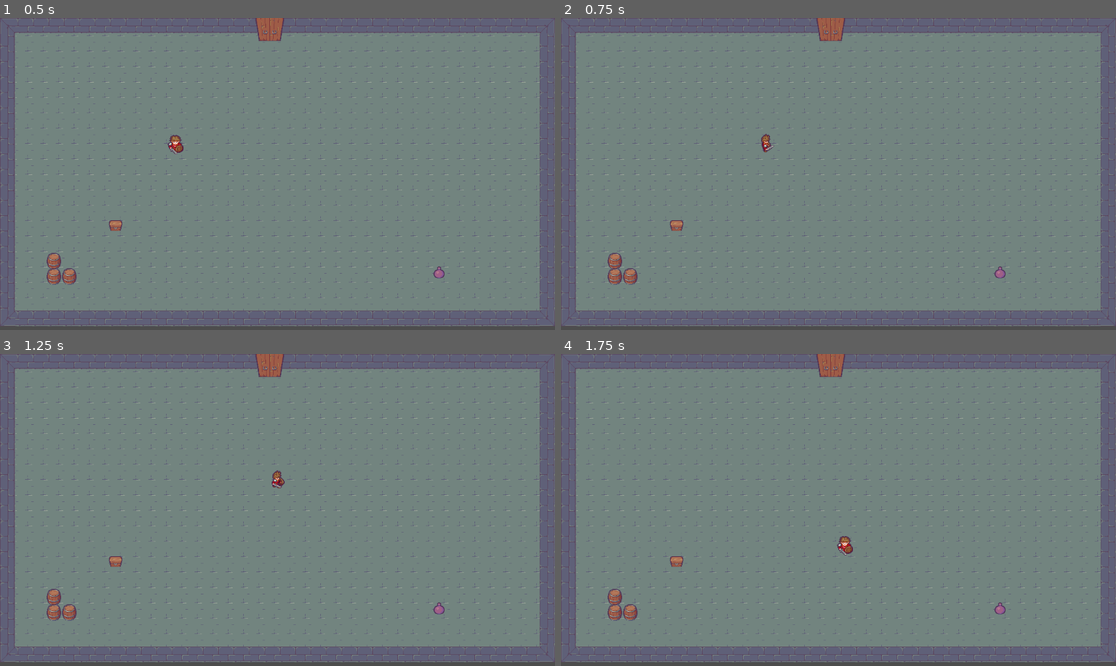
Above: before the commit, frames 1-4 (two rows, left to right).
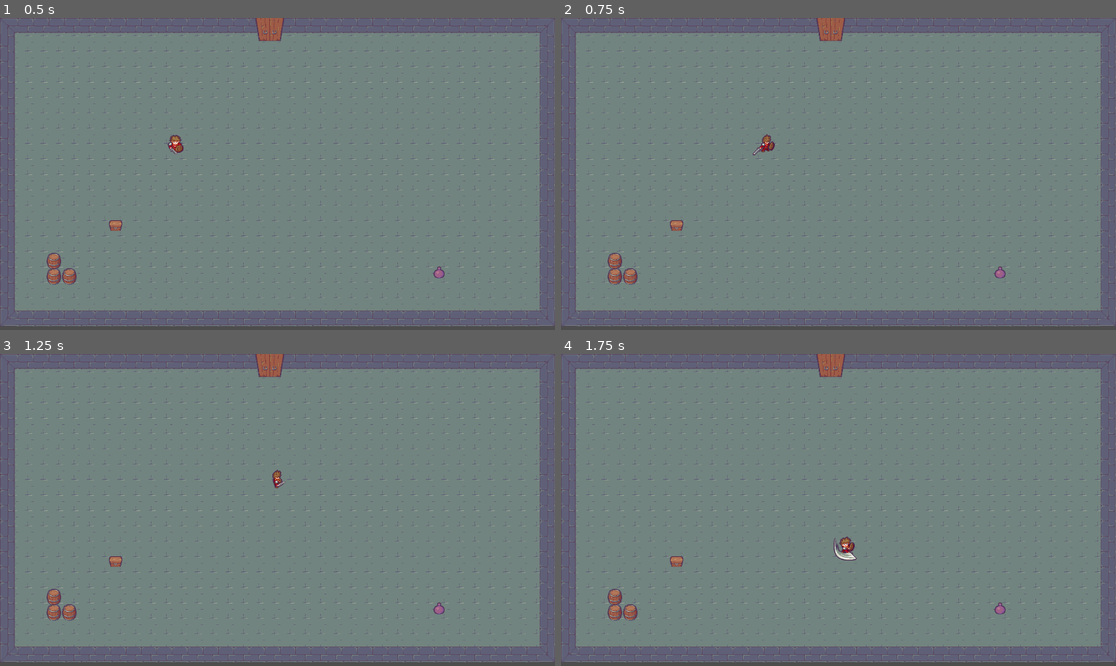
Above: after the commit, the same moments.

Repository: sylvainlap/game-002
Game: Godot game, scene res://Scenes/Levels/level.tscn
The game is run twice, just before and just after one commit, with the same random seed, the same clock (stepped at 60 frames per second) and the same inputs.
Inputs:
- Up to frame 1 (0.5 s): no input
- Up to frame 2 (0.75 s): tap Enter (ui_accept) at 0.5, 0.6 s; hold Right (ui_right) from 0.53 s (still down)
- Up to frame 3 (1.25 s): keep holding Right (ui_right); tap Enter (ui_accept) at 0.77, 1.07 s
- Up to frame 4 (1.75 s): release Right (ui_right) at 1.28 s; hold Down (ui_down) from 1.28 s (still down); tap Enter (ui_accept) at 1.35, 1.52 s

Frame 1 is identical in both runs. In frame 2, 0.1% of the frame differs, in the area x 34-39%, y 36-45%; in frame 3, less than 0.1%; in frame 4, 0.2%, in the area x 49-54%, y 58-67%.

Commit message:
chore(lesson): end lesson 4

Diff:
--- a/Scenes/Character/character.gd
+++ b/Scenes/Character/character.gd
@@ -2,29 +2,75 @@
 
 @onready var animated_sprite: Node = get_node("AnimatedSprite2D")
 
-
-const SPEED = 300.0
-var direction = Vector2.ZERO
+const SPEED: float = 300.0
+var moving_direction := Vector2.ZERO
+var facing_direction := Vector2.DOWN
+var direction_dict: Dictionary = {
+	"left": Vector2.LEFT,
+	"right": Vector2.RIGHT,
+	"up": Vector2.UP,
+	"down": Vector2.DOWN,
+}
+var is_attacking: bool = false
+var is_moving: bool = false
 
 
 func _process(delta: float) -> void:
-	velocity = direction * SPEED
+	velocity = moving_direction * SPEED
 	move_and_slide()
 
 
 func _input(event: InputEvent) -> void:
-	direction.x = int(Input.is_action_pressed("ui_right")) - int(Input.is_action_pressed("ui_left"))
-	direction.y = int(Input.is_action_pressed("ui_down")) - int(Input.is_action_pressed("ui_up"))
+	moving_direction.x = int(Input.is_action_pressed("ui_right")) - int(Input.is_action_pressed("ui_left"))
+	moving_direction.y = int(Input.is_action_pressed("ui_down")) - int(Input.is_action_pressed("ui_up"))
 
-	direction = direction.normalized()
+	if moving_direction != Vector2.ZERO:
+		facing_direction = moving_direction
 
-	if direction == Vector2.ZERO:
-		animated_sprite.stop()
-	if direction == Vector2.RIGHT:
-		animated_sprite.play("move_right")
-	if direction == Vector2.LEFT:
-		animated_sprite.play("move_left")
-	if direction == Vector2.DOWN:
-		animated_sprite.play("move_down")
-	if direction == Vector2.UP:
-		animated_sprite.play("move_up")
+	moving_direction = moving_direction.normalized()
+
+	if Input.is_action_just_pressed("ui_accept"):
+		is_attacking = true
+
+	var direction_name = find_direction_name(facing_direction)
+
+	if is_attacking:
+		# attack animation
+		var animation_name = "attack_" + direction_name
+		if animated_sprite.get_sprite_frames().has_animation(animation_name):
+				animated_sprite.play(animation_name)
+	else:
+		# idle animation
+		if moving_direction == Vector2.ZERO:
+			animated_sprite.stop()
+			animated_sprite.set_frame(0)
+		else:
+			# moving animation
+			is_moving = true
+			var animation_name = "move_" + direction_name
+			if animated_sprite.get_sprite_frames().has_animation(animation_name):
+				animated_sprite.play(animation_name)
+
+
+func find_direction_name(dir: Vector2) -> String:
+	var values = direction_dict.values()
+	var keys = direction_dict.keys()
+
+	var index = values.find(dir)
+
+	if index == -1:
+		return ""
+	else:
+		return keys[index]
+
+func _on_animated_sprite_2d_animation_finished() -> void:
+	if "attack_".is_subsequence_of(animated_sprite.get_animation()):
+		is_attacking = false
+
+		var direction_name = find_direction_name(facing_direction)
+
+		var animation_name = "move_" + direction_name
+		if animated_sprite.get_sprite_frames().has_animation(animation_name):
+			animated_sprite.set_animation(animation_name)
+			animated_sprite.stop()
+			animated_sprite.set_frame(0)
--- a/Scenes/Character/character.tscn
+++ b/Scenes/Character/character.tscn
@@ -1,8 +1,56 @@
-[gd_scene load_steps=21 format=3 uid="uid://o86pw35ntehg"]
+[gd_scene load_steps=33 format=3 uid="uid://o86pw35ntehg"]
 
 [ext_resource type="Script" path="res://Scenes/Character/character.gd" id="1_wtjlj"]
 [ext_resource type="Texture2D" uid="uid://f2xrubpf625s" path="res://Scenes/Character/Sprites/Character_SpriteSheet.png" id="2_l541q"]
 
+[sub_resource type="AtlasTexture" id="AtlasTexture_43kpu"]
+atlas = ExtResource("2_l541q")
+region = Rect2(320, 0, 64, 64)
+
+[sub_resource type="AtlasTexture" id="AtlasTexture_6rsa0"]
+atlas = ExtResource("2_l541q")
+region = Rect2(384, 0, 64, 64)
+
+[sub_resource type="AtlasTexture" id="AtlasTexture_owbe1"]
+atlas = ExtResource("2_l541q")
+region = Rect2(448, 0, 64, 64)
+
+[sub_resource type="AtlasTexture" id="AtlasTexture_epdv3"]
+atlas = ExtResource("2_l541q")
+region = Rect2(320, 192, 64, 64)
+
+[sub_resource type="AtlasTexture" id="AtlasTexture_kt0dn"]
+atlas = ExtResource("2_l541q")
+region = Rect2(384, 192, 64, 64)
+
+[sub_resource type="AtlasTexture" id="AtlasTexture_8gvtf"]
+atlas = ExtResource("2_l541q")
+region = Rect2(448, 192, 64, 64)
+
+[sub_resource type="AtlasTexture" id="AtlasTexture_f2hr6"]
+atlas = ExtResource("2_l541q")
+region = Rect2(320, 128, 64, 64)
+
+[sub_resource type="AtlasTexture" id="AtlasTexture_rxtv8"]
+atlas = ExtResource("2_l541q")
+region = Rect2(384, 128, 64, 64)
+
+[sub_resource type="AtlasTexture" id="AtlasTexture_jmdu0"]
+atlas = ExtResource("2_l541q")
+region = Rect2(448, 128, 64, 64)
+
+[sub_resource type="AtlasTexture" id="AtlasTexture_g4kma"]
+atlas = ExtResource("2_l541q")
+region = Rect2(320, 64, 64, 64)
+
+[sub_resource type="AtlasTexture" id="AtlasTexture_1ha33"]
+atlas = ExtResource("2_l541q")
+region = Rect2(384, 64, 64, 64)
+
+[sub_resource type="AtlasTexture" id="AtlasTexture_q0mrn"]
+atlas = ExtResource("2_l541q")
+region = Rect2(448, 64, 64, 64)
+
 [sub_resource type="AtlasTexture" id="AtlasTexture_66c5f"]
 atlas = ExtResource("2_l541q")
 region = Rect2(0, 0, 64, 64)
@@ -69,6 +117,62 @@
 
 [sub_resource type="SpriteFrames" id="SpriteFrames_tscgs"]
 animations = [{
+"frames": [{
+"duration": 1.0,
+"texture": SubResource("AtlasTexture_43kpu")
+}, {
+"duration": 1.0,
+"texture": SubResource("AtlasTexture_6rsa0")
+}, {
+"duration": 1.0,
+"texture": SubResource("AtlasTexture_owbe1")
+}],
+"loop": false,
+"name": &"attack_down",
+"speed": 5.0
+}, {
+"frames": [{
+"duration": 1.0,
+"texture": SubResource("AtlasTexture_epdv3")
+}, {
+"duration": 1.0,
+"texture": SubResource("AtlasTexture_kt0dn")
+}, {
+"duration": 1.0,
+"texture": SubResource("AtlasTexture_8gvtf")
+}],
+"loop": false,
+"name": &"attack_left",
+"speed": 5.0
+}, {
+"frames": [{
+"duration": 1.0,
+"texture": SubResource("AtlasTexture_f2hr6")
+}, {
+"duration": 1.0,
+"texture": SubResource("AtlasTexture_rxtv8")
+}, {
+"duration": 1.0,
+"texture": SubResource("AtlasTexture_jmdu0")
+}],
+"loop": false,
+"name": &"attack_right",
+"speed": 5.0
+}, {
+"frames": [{
+"duration": 1.0,
+"texture": SubResource("AtlasTexture_g4kma")
+}, {
+"duration": 1.0,
+"texture": SubResource("AtlasTexture_1ha33")
+}, {
+"duration": 1.0,
+"texture": SubResource("AtlasTexture_q0mrn")
+}],
+"loop": false,
+"name": &"attack_up",
+"speed": 5.0
+}, {
 "frames": [{
 "duration": 1.0,
 "texture": SubResource("AtlasTexture_66c5f")
@@ -154,3 +258,5 @@
 [node name="CollisionShape2D" type="CollisionShape2D" parent="."]
 shape = SubResource("CircleShape2D_8uaha")
 metadata/_edit_lock_ = true
+
+[connection signal="animation_finished" from="AnimatedSprite2D" to="." method="_on_animated_sprite_2d_animation_finished"]
